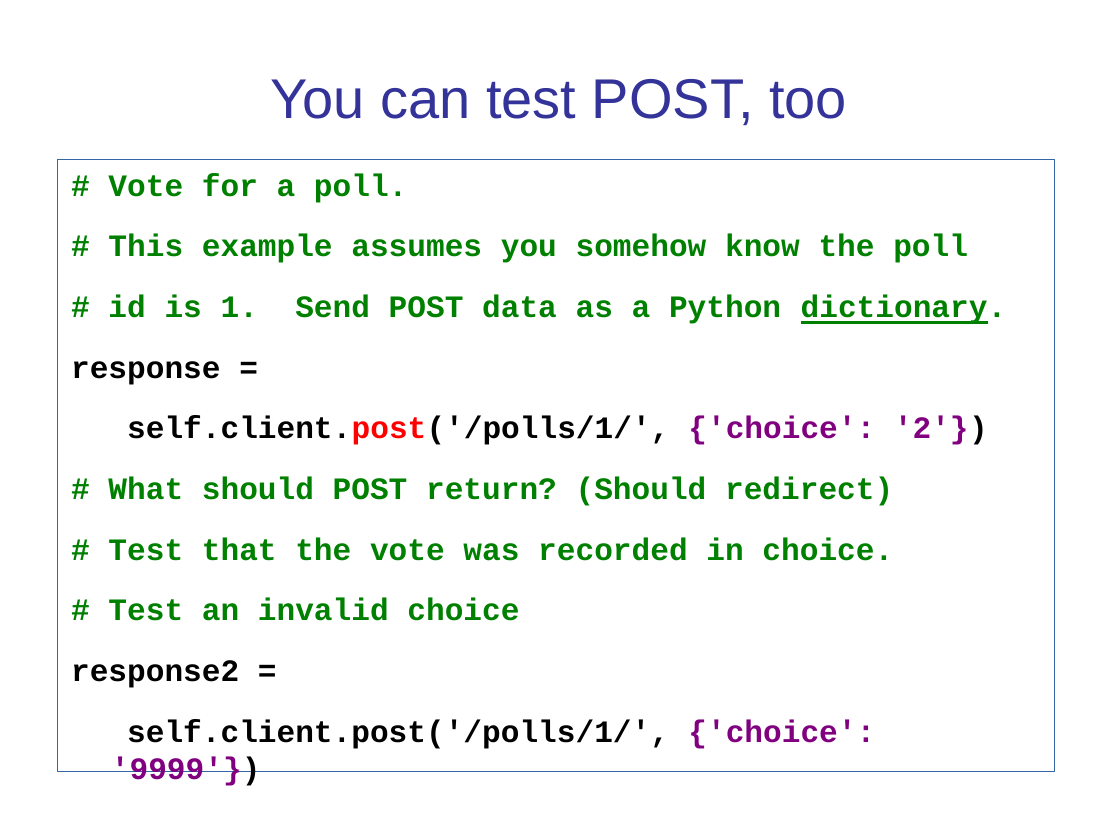
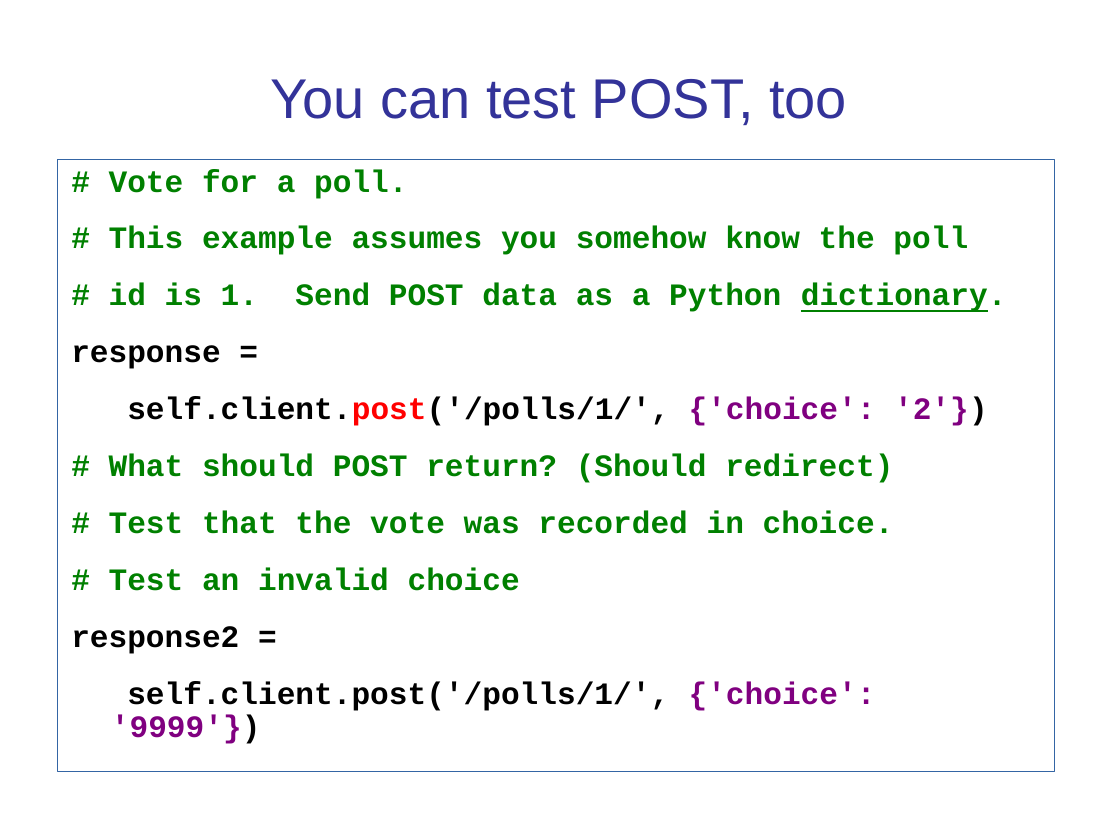
Before and after one commit to cpske/ISP, a slide deck: slide 16 of testing/WebTesting.ppt. Drawn at 1120x840 pixels with LibreOffice and Linux fonts; fonts in the diff are those of the drawing. Boxes give left, top, right and bottom in pixels: in the first picture for what was removed or moved away, otherwise in the second. Text is boxed around its words. In the diff, an @@ line names an element or a change of style, - is before the commit and + after.

```diff
--- a/testing/WebTesting.ppt
+++ b/testing/WebTesting.ppt
@@ text "# Vote for a poll." at (x1=58, y1=159, x2=1055, y2=771): indent changed; line spacing 1 to 0.9 @@
```
Also in this commit, not shown: 10 other slides changed, 1 slide added, 9 other files.
